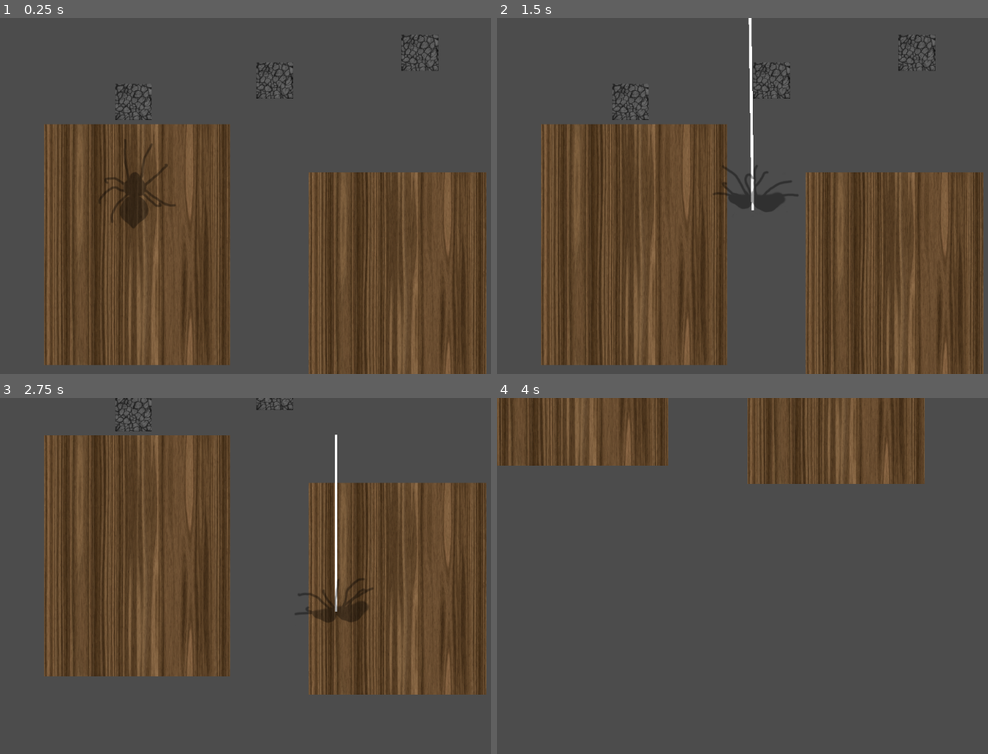
Above: before the commit, frames 1-4 (two rows, left to right).
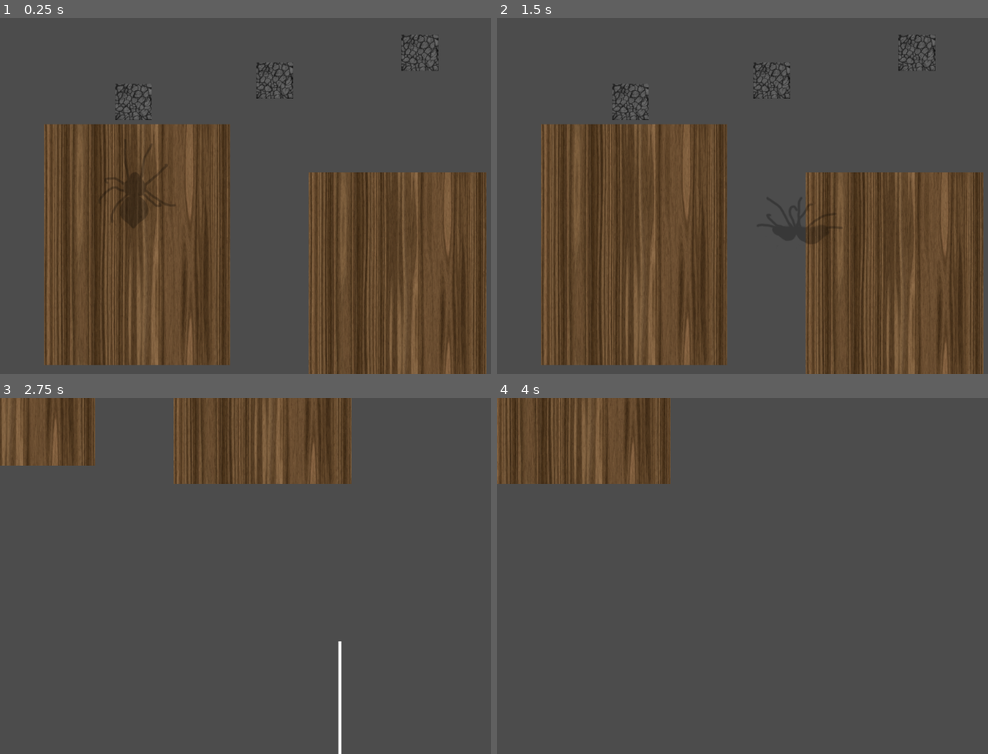
Above: after the commit, the same moments.

Repository: MarmotaGames/aracnotopia
Game: Godot game, scene res://levels/newWebTest/launchWebTest.tscn
The game is run twice, just before and just after one commit, with the same random seed, the same clock (stepped at 60 frames per second) and the same inputs. This scene is started directly instead of the project's main scene.
Inputs (mouse positions are in pixels of both pictures, inside the frame that each line leads up to):
- Up to frame 1 (0.25 s): no input
- Up to frame 2 (1.5 s): tap Enter at 0.5 s; move the mouse to (933, 178) at 0.52 s; press the mouse at (933, 178) at 0.53 s; hold Right (ui_right) 0.53-1.28 s; move the mouse to (678, 213) at 1.27 s; release the mouse at (678, 213) at 1.28 s; hold Down (ui_down) from 1.28 s (still down); tap Ctrl (attachOrDetachFromArea) at 1.35 s
- Up to frame 3 (2.75 s): click (181, 593) at 1.55 s; move the mouse to (363, 497) at 2.02 s; release Down (ui_down) at 2.03 s; press the mouse at (363, 497) at 2.03 s; hold Right (ui_right) from 2.03 s (still down); tap L (dropFromWeb) at 2.1 s
- Up to frame 4 (4 s): move the mouse to (771, 647) at 2.77 s; release Right (ui_right) at 2.78 s; release the mouse at (771, 647) at 2.78 s; hold Up (ui_up) 2.78-3.53 s; click (771, 647) at 2.85 s; move the mouse to (983, 629) at 3.52 s; press the mouse at (983, 629) at 3.53 s; hold Left (ui_left) from 3.53 s (still down)

The runs differ from the first frame. In frame 2, 1.0% of the frame differs, in the area x 43-71%, y 0-64%; in frame 3, 55%, in the area x 0-100%, y 0-100%; in frame 4, 12%.

Commit message:
Fix right tilt and other minor things

Diff:
--- a/GodotProject/levels/newWebTest/launchWebTest.tscn
+++ b/GodotProject/levels/newWebTest/launchWebTest.tscn
@@ -8,7 +8,7 @@
 
 [node name="Spider" parent="." index="0" instance=ExtResource( 1 )]
 
-modulate = Color( 1, 1, 1, 0.370157 )
+modulate = Color( 1, 1, 1, 0.265176 )
 position = Vector2( 225.855, 428.95 )
 z_index = 1
 _sections_unfolded = [ "Collision", "Linear", "Transform", "Visibility", "Z Index" ]
@@ -41,3 +41,8 @@
 
 position = Vector2( 705.996, 187.459 )
 _sections_unfolded = [ "Collision", "Transform" ]
+
+[node name="Stone4" parent="." index="6" instance=ExtResource( 3 )]
+
+position = Vector2( 121.601, -1406.34 )
+_sections_unfolded = [ "Collision", "Transform" ]
--- a/GodotProject/player/Player_rigido.gd
+++ b/GodotProject/player/Player_rigido.gd
@@ -5,6 +5,7 @@
 onready var stonePinJointNode
 onready var webPinJointNode
 onready var positionNode
+onready var bottomNode
 
 var webInstance
 var spiderInArea = true
@@ -30,11 +31,12 @@
 	if spiderOnWeb:
 		loadWebNodes()
 		var pointPosition = positionNode.get_global_position()
+		var bottomPosition = bottomNode.get_global_position()
 		var xform = state.get_transform()
 
 #		if webNode.isStretching:
 		webPinJointNode.set_node_b("")
-		xform.origin = pointPosition
+		xform.origin = bottomPosition
 		state.set_transform(xform)
 		webPinJointNode.set_node_b("../../Spider")
 
@@ -75,6 +77,10 @@
 				get_parent().add_child(webInstance)
 				loadWebNodes()
 				webNode.hide()
+
+				var webPosition = self.global_position
+				webPosition.y -= 56
+				webNode.position = webPosition
 
 				webNode.set_gravity_scale(0)
 		elif Input.is_action_just_released("launchWeb"):
@@ -185,3 +191,4 @@
 	webNode = get_node("../Web")
 	webPinJointNode = get_node("../Web/PinJoint2D")
 	positionNode = get_node("../Web/Sprite/Position2D")
+	bottomNode = get_node("../Web/Sprite/Position2DBottom")
--- a/GodotProject/web/Web.gd
+++ b/GodotProject/web/Web.gd
@@ -2,17 +2,16 @@
 
 onready var spiderNode = get_node("../Spider")
 onready var stonePinJointNode = null
-#onready var bundaPositionNode = get_node("../Spider/BundaPosition")
 
 var isStretching = false
 onready var topPosition = $Sprite/Position2DTop.get_global_position()
 onready var bottomPosition = $Sprite/Position2DBottom.get_global_position()
 
-export var stretchSpeed = 5
+export var stretchSpeed = 10
 export var webLaunchSpeed = 20
-export var inferiorStretchLimit = 0.05
-export var superiorStretchLimit = 30
-export var launchLimit = 30
+export var inferiorStretchLimit = 0.3
+export var superiorStretchLimit = 3
+export var launchLimit = 5
 
 #func _ready():
 #	spiderNode.spiderOnWeb = true
@@ -58,13 +57,9 @@
 	$PinJoint2D.set_global_position(bottomPosition)
 
 func positionSprite(direction, spriteScale):
-	if spriteScale.y > superiorStretchLimit or spriteScale.y < inferiorStretchLimit:
-		print("ta retornando nadaaa")
-		return
-
-#	var rayVector = spritePosition - topPosition
-#	var rayModule = sqrt(pow(rayVector.x, 2) + pow(rayVector.y, 2))
-#	var webVector = bottomPosition - topPosition
+	if spiderNode.spiderIsLaunchingWeb:
+		if spriteScale.y > launchLimit:
+			return
 
 	var spiderPosition = spiderNode.get_global_position()
 	var spritePosition = $Sprite.get_global_position()
@@ -80,8 +75,6 @@
 			spritePosition.y += topDifference.y
 			spritePosition.x += topDifference.x
 	else:
-#		var bundaPosition = bundaPositionNode.get_global_position()
-#		var botDifference = bundaPosition - bottomPosition
 		var botDifference = spiderPosition - bottomPosition
 
 		if direction == "launch":
--- a/GodotProject/web/Web.tscn
+++ b/GodotProject/web/Web.tscn
@@ -13,7 +13,7 @@
 custom_solver_bias = 0.0
 extents = Vector2( 7.5, 116.5 )
 
-[node name="Web" type="RigidBody2D" index="0"]
+[node name="Web" type="RigidBody2D"]
 
 input_pickable = false
 collision_layer = 16
@@ -35,15 +35,15 @@
 angular_damp = 0.1
 script = ExtResource( 1 )
 _sections_unfolded = [ "Angular", "Collision", "Linear", "Pickable", "Transform" ]
-stretchSpeed = 5
+stretchSpeed = 10
 webLaunchSpeed = 3
-inferiorStretchLimit = 0.05
-superiorStretchLimit = 30
-launchLimit = 30
+inferiorStretchLimit = 0.3
+superiorStretchLimit = 2
+launchLimit = 1
 
 [node name="Sprite" type="Sprite" parent="." index="0"]
 
-scale = Vector2( 0.3, 0.2 )
+scale = Vector2( 0.3, 0.05 )
 texture = ExtResource( 2 )
 _sections_unfolded = [ "Transform" ]
 
@@ -83,14 +83,14 @@
 
 [node name="CollisionShape2D" type="CollisionShape2D" parent="." index="1"]
 
-scale = Vector2( 0.3, 0.2 )
+scale = Vector2( 0.3, 0.05 )
 shape = SubResource( 2 )
 _sections_unfolded = [ "Transform", "Z Index" ]
 
 [node name="PinJoint2D" type="PinJoint2D" parent="." index="2"]
 
-position = Vector2( 0, 23.143 )
-scale = Vector2( 0.5, 0.5 )
+position = Vector2( 0, 5.29616 )
+scale = Vector2( 0.2, 0.2 )
 node_a = NodePath("..")
 node_b = NodePath("")
 bias = 0.9
